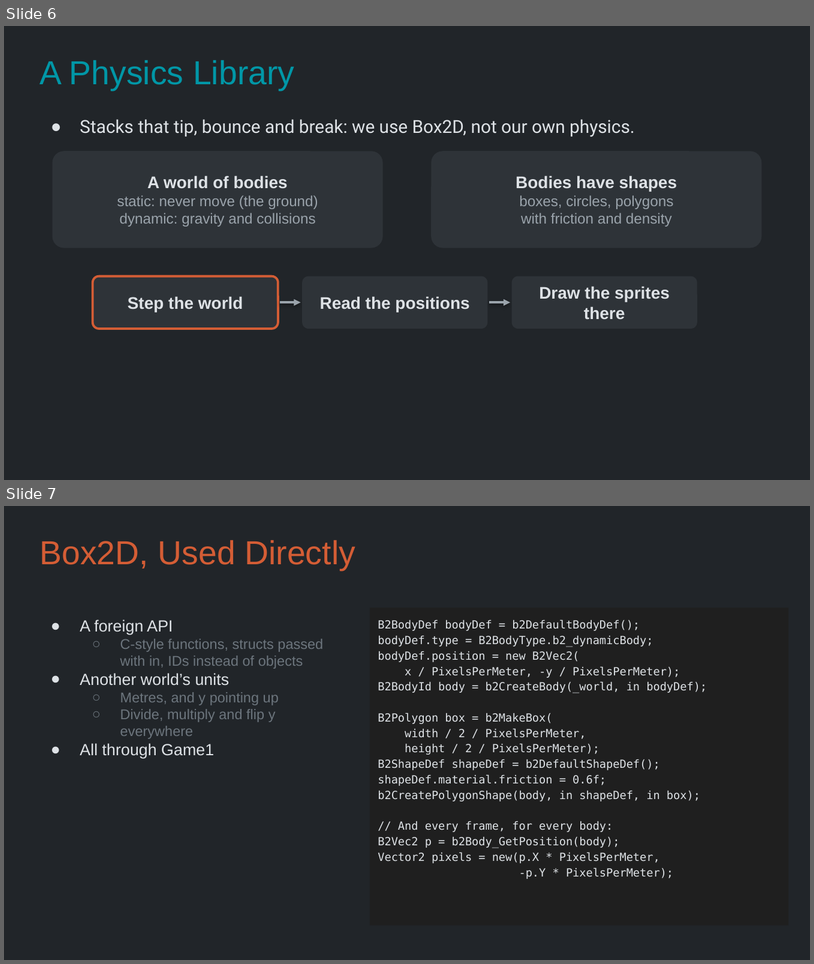
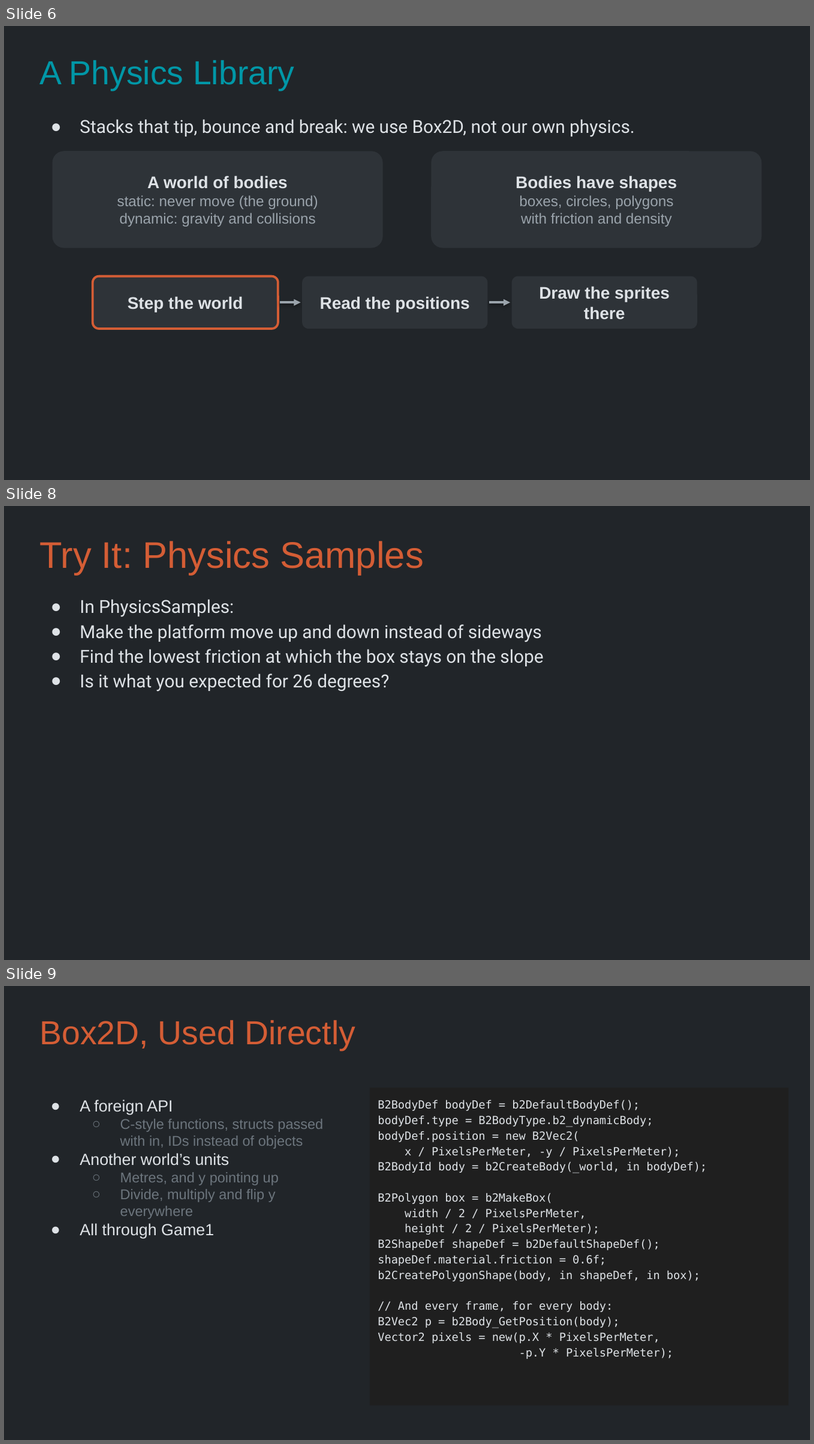
Before and after one commit to Metamate/gar, a slide deck: slides/07 Angry Birds.pptx. Shown one above the other, each under a label of ours: slides 6 and 7 before the commit, slides 6, 8 and 9 after it; the slides between them are not shown. The pictures are 814x964 and 814x1444 pixels, drawn with LibreOffice and Linux fonts; fonts in the diff are those of the drawing. Boxes give left, top, right and bottom in pixels: in the first picture for what was removed or moved away, otherwise in the second. Text is boxed around its words. In the diff, an @@ line names an element or a change of style, - is before the commit and + after.

```diff
--- a/slides/07 Angry Birds.pptx
+++ b/slides/07 Angry Birds.pptx
@@ slide 8 added at (4,506,810,960), background #212529 @@
@@ title added at (39,541,423,575), 33 pt, text #D45D35 @@
+Try It: Physics Samples
@@ text added at (80,599,543,691), 16 pt, text #DEE2E6 @@
+● In PhysicsSamples:
+● Make the platform move up and down instead of sideways
+● Find the lowest friction at which the box stays on the slope
+● Is it what you expected for 26 degrees?
@@ what was slide 7 is now slide 9 @@
```
Also in this commit, not shown: 1 other slide added, 2 other files.
